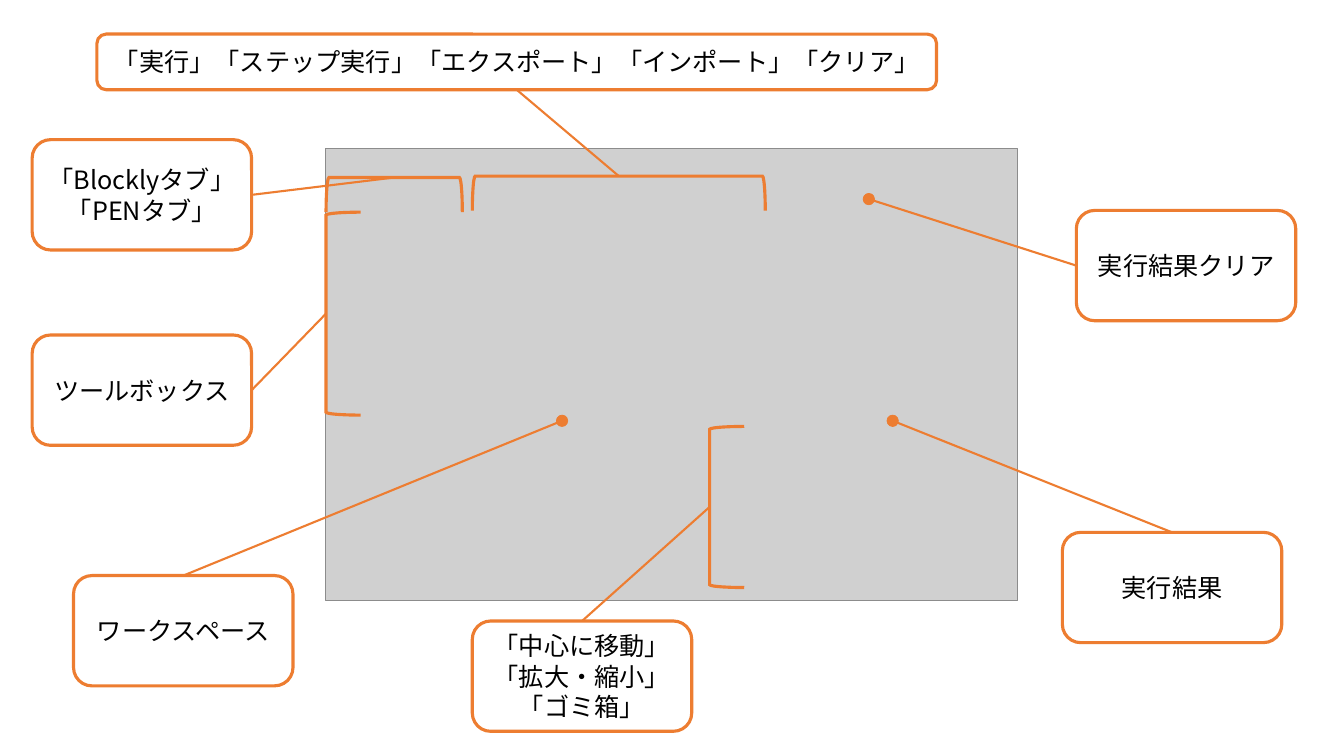
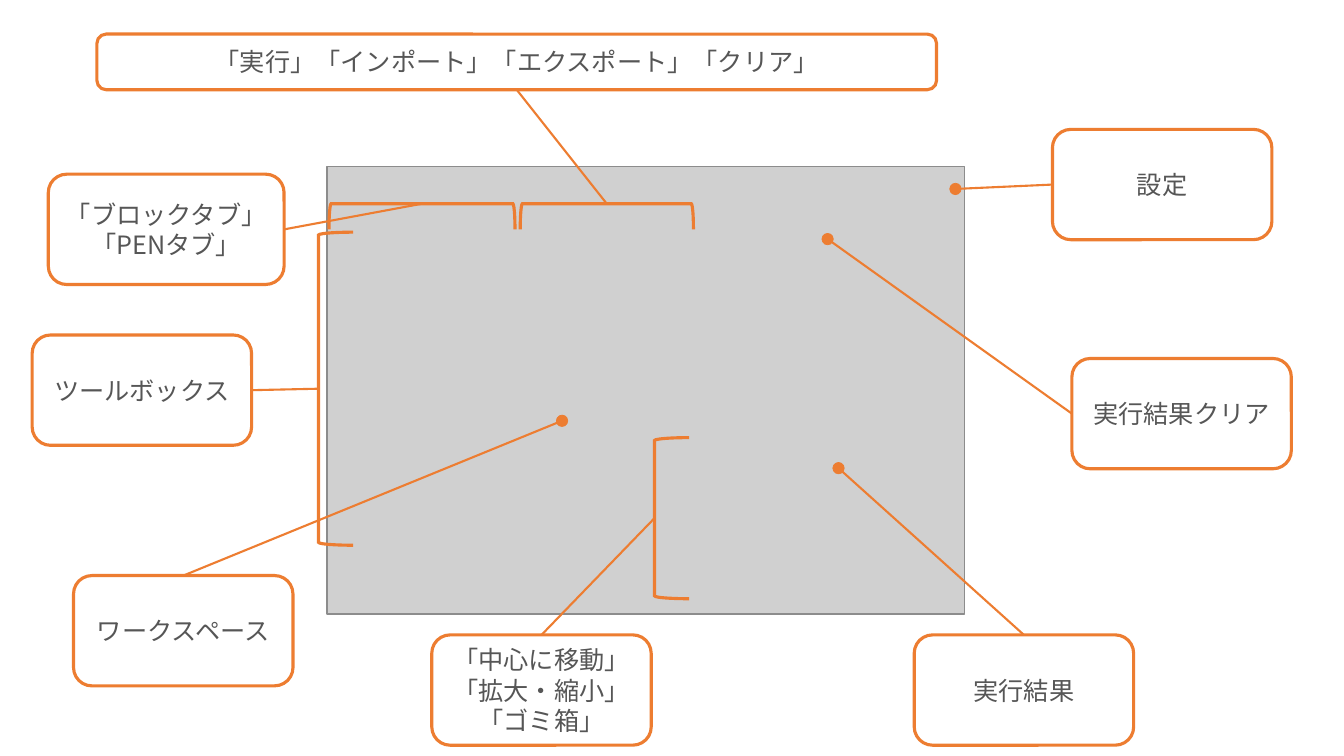
Before and after one commit to erianoirp/BlocklyPEN, a slide deck: slide 1 of images/IdeDescription.pptx. Drawn at 1344x756 pixels with LibreOffice and Linux fonts; fonts in the diff are those of the drawing; grey boxes stand for pictures. Boxes give left, top, right and bottom in pixels: in the first picture for what was removed or moved away, otherwise in the second. Text is boxed around its words. In the diff, an @@ line names an element or a change of style, - is before the commit and + after.

```diff
--- a/images/IdeDescription.pptx
+++ b/images/IdeDescription.pptx
@@ text in rounded rectangle at (215, 49, 819, 73): text changed; text colour #000000 to #565656 @@
-「実行」「ステップ実行」「エクスポート」「インポート」「クリア」
+「実行」「インポート」「エクスポート」「クリア」
@@ line moved from (517, 90) - (619, 176) to (517, 90) - (607, 204) @@
@@ rounded rectangle added at (1053, 129, 1272, 239), fill #FFFFFF, outline #ED7D31 2.25 pt, 18 pt, text #565656 @@
+設定
@@ rounded rectangle "「ブロックタブ」 「PENタブ」": place and size @@
-rounded rectangle "「ブロックタブ」 「PENタブ」" at (32, 140, 252, 250)
+rounded rectangle "「ブロックタブ」 「PENタブ」" at (48, 174, 284, 284)
@@ picture: place and size @@
-picture at (326, 148, 1017, 601)
+picture at (327, 166, 965, 614)
@@ text in rounded rectangle at (66, 202, 267, 256): text changed; text colour #000000 to #565656 @@
-「Blocklyタブ」
-「PENタブ」
+「ブロックタブ」
+「PENタブ」
@@ line moved from (252, 195) - (394, 177) to (284, 230) - (422, 204) @@
@@ left bracket: place and size @@
-left bracket at (326, 178, 462, 212)
+left bracket at (329, 204, 515, 229)
@@ left bracket: place and size @@
-left bracket at (472, 177, 766, 211)
+left bracket at (520, 204, 693, 229)
@@ arc (boxed as its full ellipse): place and size @@
-arc (boxed as its full ellipse) at (863, 194, 874, 205)
+arc (boxed as its full ellipse) at (950, 184, 961, 195)
@@ line moved from (1077, 266) - (869, 200) to (1053, 185) - (956, 189) @@
@@ left bracket: place and size @@
-left bracket at (326, 213, 360, 415)
+left bracket at (319, 232, 353, 545)
@@ arc (boxed as its full ellipse) added at (822, 234, 833, 245), fill #ED7D31, outline #ED7D31 0.5 pt @@
@@ line added from (1072, 413) to (828, 239), #ED7D31 1.5 pt @@
@@ text colour #000000 to #565656 in 5 elements at (32, 335, 252, 445), (74, 576, 293, 686), (432, 635, 651, 745), (914, 635, 1134, 745), (1072, 359, 1292, 469) @@
@@ rounded rectangle "実行結果クリア": place and size @@
-rounded rectangle "実行結果クリア" at (1077, 211, 1297, 321)
+rounded rectangle "実行結果クリア" at (1072, 359, 1292, 469)
@@ line moved from (252, 390) - (326, 314) to (252, 390) - (319, 389) @@
@@ left bracket: place and size @@
-left bracket at (710, 426, 744, 588)
+left bracket at (654, 438, 689, 599)
@@ arc (boxed as its full ellipse): place and size @@
-arc (boxed as its full ellipse) at (887, 415, 898, 426)
+arc (boxed as its full ellipse) at (833, 463, 844, 474)
@@ line moved from (1173, 532) - (893, 420) to (1024, 635) - (839, 468) @@
@@ line moved from (582, 621) - (710, 507) to (541, 635) - (654, 518) @@
@@ rounded rectangle "「中心に移動」「拡大・縮小」「ゴミ箱」": place and size @@
-rounded rectangle "「中心に移動」「拡大・縮小」「ゴミ箱」" at (473, 621, 693, 731)
+rounded rectangle "「中心に移動」「拡大・縮小」「ゴミ箱」" at (432, 635, 651, 745)
@@ rounded rectangle "実行結果": place and size @@
-rounded rectangle "実行結果" at (1063, 532, 1282, 642)
+rounded rectangle "実行結果" at (914, 635, 1134, 745)
```
Also in this commit, not shown: 5 other files.
